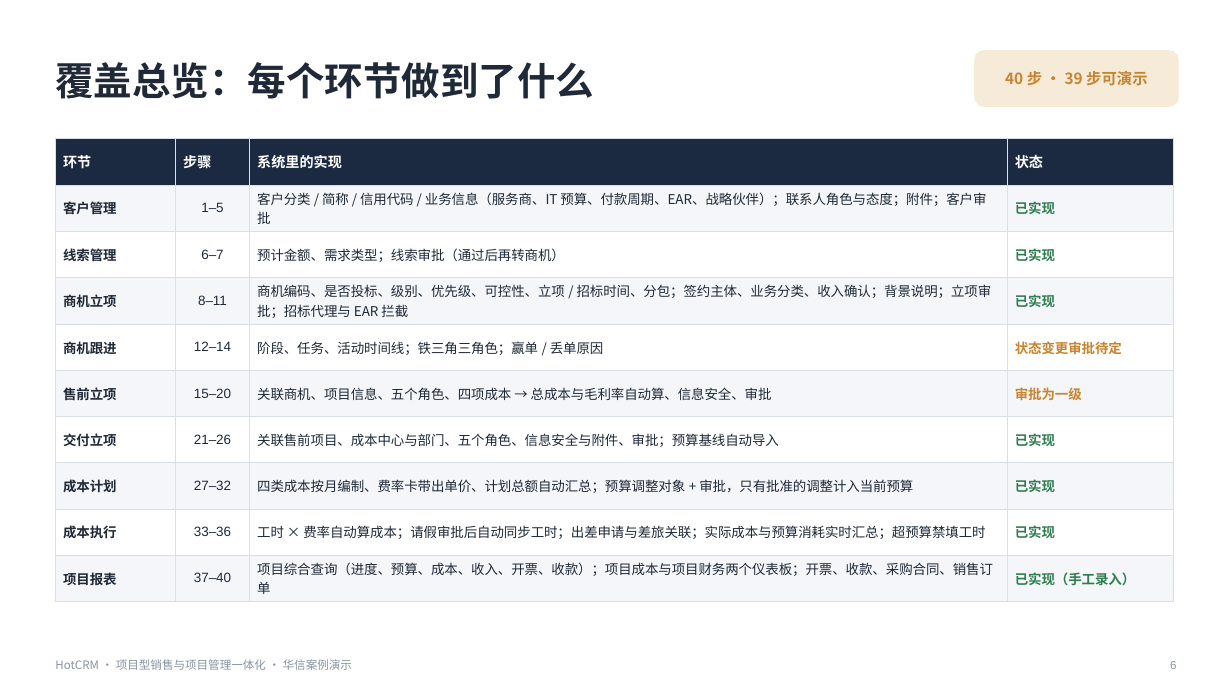
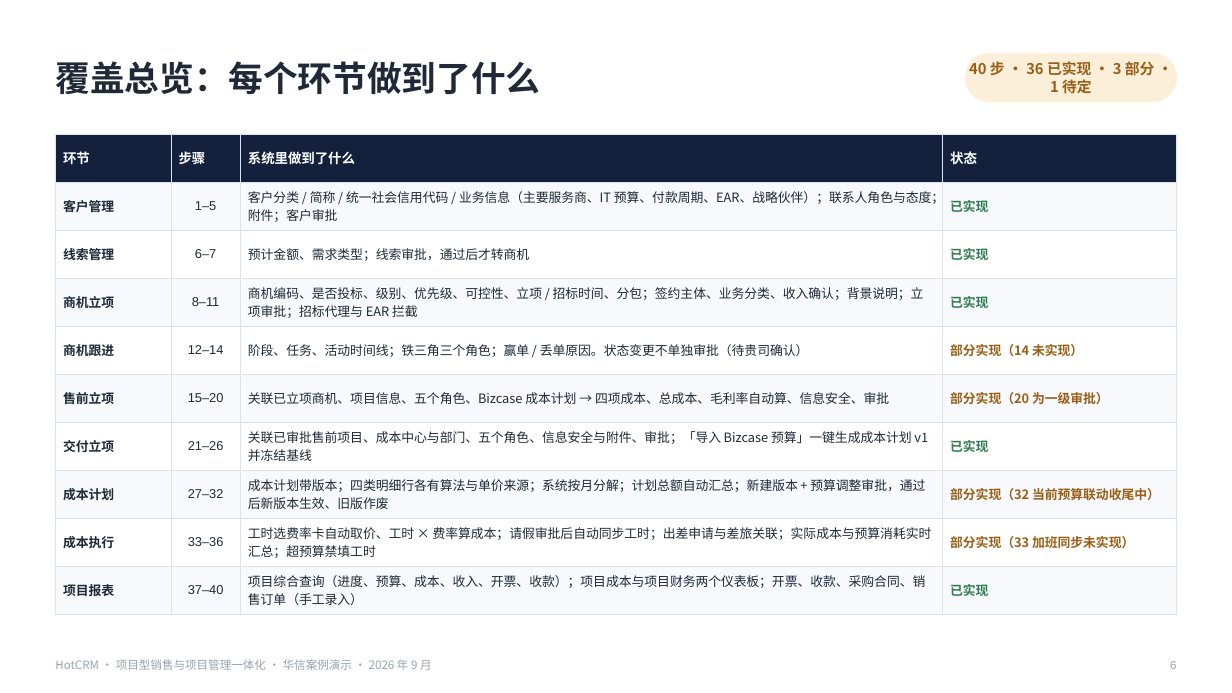
Before and after one commit to sunhaolin/hotcrm, a slide deck: slide 6 of docs/demo/psa-presales/客户汇报-华信案例.pptx. Drawn at 1232x693 pixels with LibreOffice and Linux fonts; fonts in the diff are those of the drawing. Boxes give left, top, right and bottom in pixels: in the first picture for what was removed or moved away, otherwise in the second. Text is boxed around its words. In the diff, an @@ line names an element or a change of style, - is before the commit and + after.

```diff
--- a/docs/demo/psa-presales/客户汇报-华信案例.pptx
+++ b/docs/demo/psa-presales/客户汇报-华信案例.pptx
@@ text "覆盖总览：每个环节做到了什么" at box(55, 61, 540, 94): size 30 to 27 pt @@
@@ rounded rectangle: place and size @@
-rounded rectangle at box(975, 51, 1178, 106)
+rounded rectangle at box(966, 54, 1177, 102)
@@ rounded rectangle at box(966, 54, 1177, 102): fill #F6EAD8 to #FBEFD9; outline #F6EAD8 1 pt to #FBEFD9 1 pt; proportions changed @@
@@ text at box(969, 61, 1155, 94): text changed; size 12 to 11.5 pt; text colour #C8842E to #9A5F16 @@
-40 步 · 39 步可演示
+40 步 · 36 已实现 · 3 部分 · 1 待定
@@ table at box(55, 134, 1177, 609) @@
-row 1, column 3: 系统里的实现
+row 1, column 3: 系统里做到了什么
-row 2, column 3: 客户分类 / 简称 / 信用代码 / 业务信息（服务商、IT 预算、付款周期、EAR、战略伙伴）；联系人角色与态度；附件；客户审批
+row 2, column 3: 客户分类 / 简称 / 统一社会信用代码 / 业务信息（主要服务商、IT 预算、付款周期、EAR、战略伙伴）；联系人角色与态度；附件；客户审批
-row 3, column 3: 预计金额、需求类型；线索审批（通过后再转商机）
+row 3, column 3: 预计金额、需求类型；线索审批，通过后才转商机
-row 5, column 3: 阶段、任务、活动时间线；铁三角三角色；赢单 / 丢单原因
+row 5, column 3: 阶段、任务、活动时间线；铁三角三个角色；赢单 / 丢单原因。状态变更不单独审批（待贵司确认）
-row 5, column 4: 状态变更审批待定
+row 5, column 4: 部分实现（14 未实现）
-row 6, column 3: 关联商机、项目信息、五个角色、四项成本 → 总成本与毛利率自动算、信息安全、审批
+row 6, column 3: 关联已立项商机、项目信息、五个角色、Bizcase 成本计划 → 四项成本、总成本、毛利率自动算、信息安全、审批
-row 6, column 4: 审批为一级
+row 6, column 4: 部分实现（20 为一级审批）
-row 7, column 3: 关联售前项目、成本中心与部门、五个角色、信息安全与附件、审批；预算基线自动导入
+row 7, column 3: 关联已审批售前项目、成本中心与部门、五个角色、信息安全与附件、审批；「导入 Bizcase 预算」一键生成成本计划 v1 并冻结基线
-row 8, column 3: 四类成本按月编制、费率卡带出单价、计划总额自动汇总；预算调整对象 + 审批，只有批准的调整计入当前预算
+row 8, column 3: 成本计划带版本；四类明细行各有算法与单价来源；系统按月分解；计划总额自动汇总；新建版本 + 预算调整审批，通过后新版本生效、旧版作废
-row 8, column 4: 已实现
+row 8, column 4: 部分实现（32 当前预算联动收尾中）
-row 9, column 3: 工时 × 费率自动算成本；请假审批后自动同步工时；出差申请与差旅关联；实际成本与预算消耗实时汇总；超预算禁填工时
+row 9, column 3: 工时选费率卡自动取价、工时 × 费率算成本；请假审批后自动同步工时；出差申请与差旅关联；实际成本与预算消耗实时汇总；超预算禁填工时
-row 9, column 4: 已实现
+row 9, column 4: 部分实现（33 加班同步未实现）
-row 10, column 3: 项目综合查询（进度、预算、成本、收入、开票、收款）；项目成本与项目财务两个仪表板；开票、收款、采购合同、销售订单
+row 10, column 3: 项目综合查询（进度、预算、成本、收入、开票、收款）；项目成本与项目财务两个仪表板；开票、收款、采购合同、销售订单（手工录入）
-row 10, column 4: 已实现（手工录入）
+row 10, column 4: 已实现
@@ fill #1B2A41 to #14213D in row 1 @@
@@ fill #F4F6F9 to #F7F9FC in 20 cells @@
@@ size 11 to 10.5 pt in "环节", "步骤", "状态" @@
@@ size 10.5 to 10 pt in "客户管理", "1–5", "已实现", "线索管理" and 19 more places @@
@@ borders changed @@
@@ table: place and size @@
-table at box(55, 139, 1174, 598)
+table at box(55, 134, 1177, 609)
@@ text at box(55, 659, 432, 670): text changed; text colour #8A94A3 to #98A2B3 @@
-HotCRM · 项目型销售与项目管理一体化 · 华信案例演示
+HotCRM · 项目型销售与项目管理一体化 · 华信案例演示 · 2026 年 9 月
```
Also in this commit, not shown: 31 other slides changed, 3 slides added, 49 other files.
